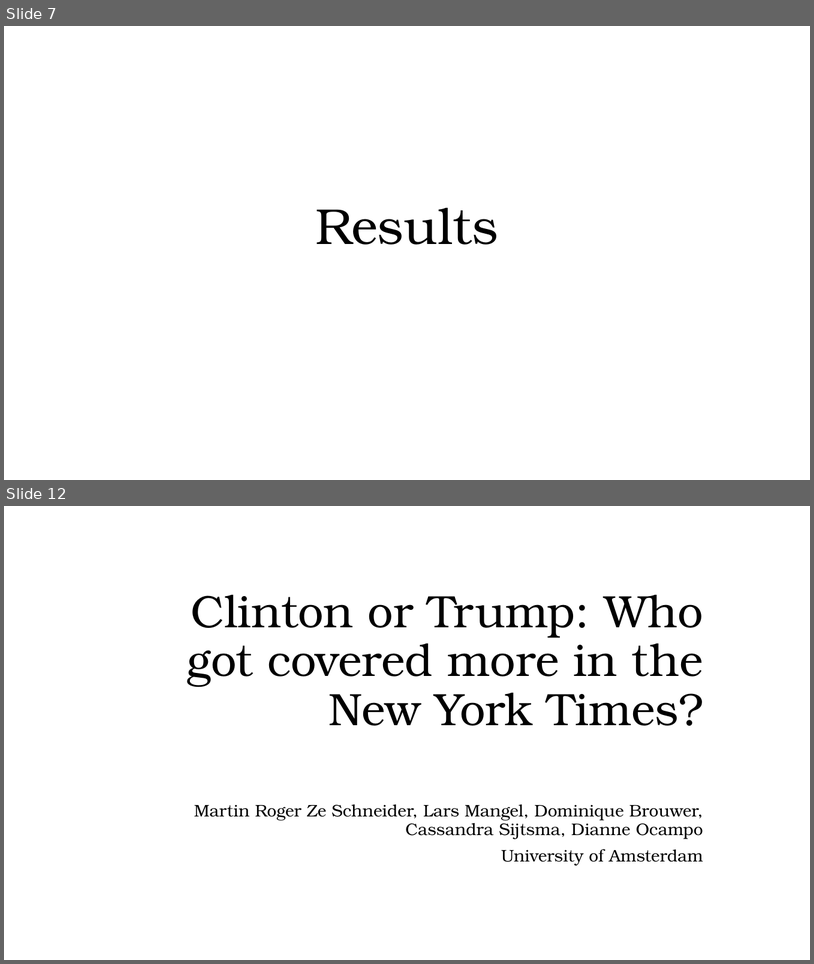
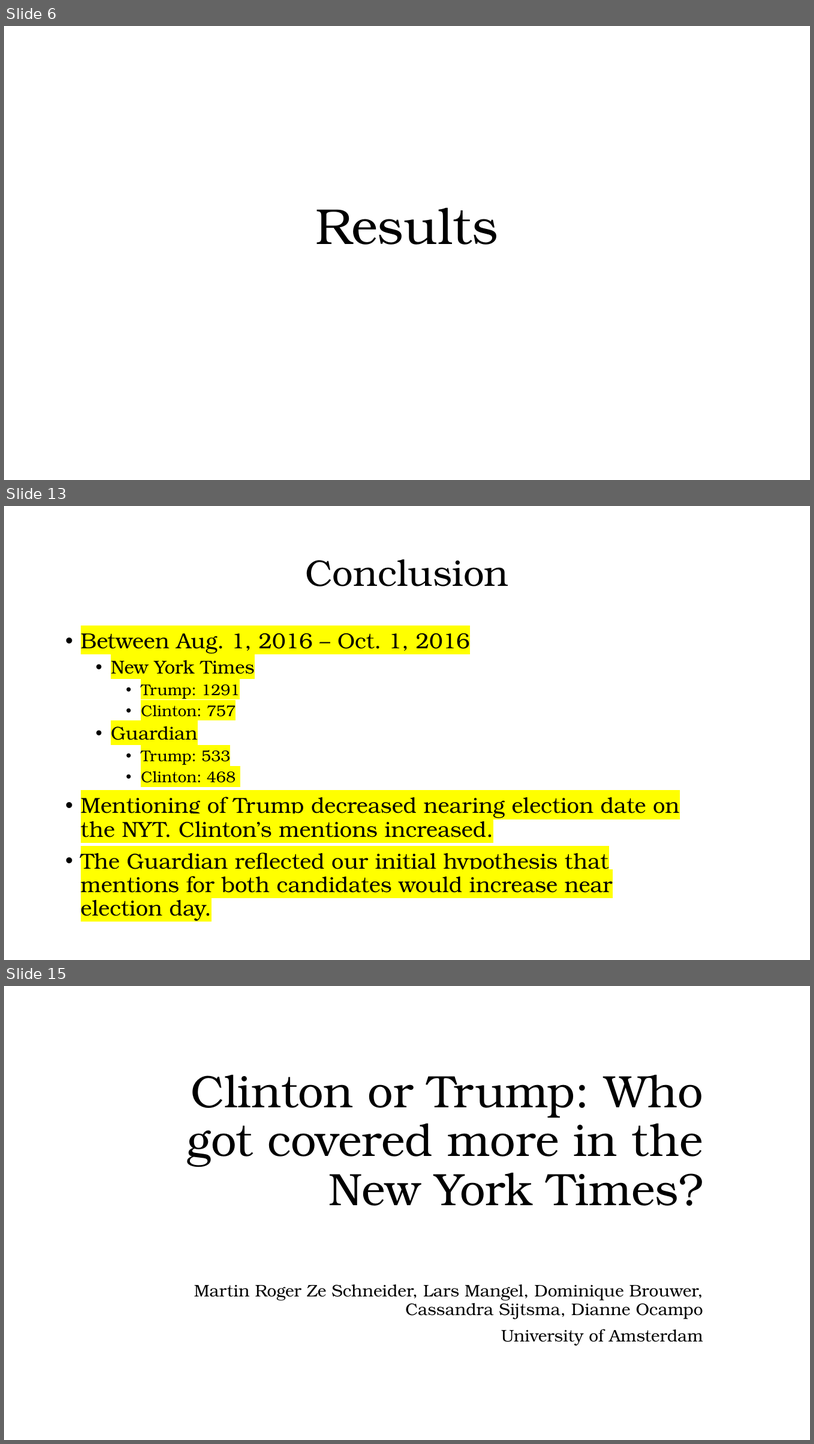
Before and after one commit to dnnocampo/PortfolioOtD, a slide deck: Powerpoint - Frequency Clinton and Trump.pptx. Shown one above the other, each under a label of ours: slides 7 and 12 before the commit, slides 6, 13 and 15 after it; the slides between them are not shown. The pictures are 814x964 and 814x1444 pixels, drawn with LibreOffice and Linux fonts; fonts in the diff are those of the drawing. Boxes give left, top, right and bottom in pixels: in the first picture for what was removed or moved away, otherwise in the second. Text is boxed around its words. In the diff, an @@ line names an element or a change of style, - is before the commit and + after.

```diff
--- a/Powerpoint - Frequency Clinton and Trump.pptx
+++ b/Powerpoint - Frequency Clinton and Trump.pptx
@@ slide 13 added at box(4, 506, 810, 960), background #FFFFFF @@
@@ title added at box(305, 559, 509, 586), 44 pt, text #000000 @@
+Conclusion
@@ text added at box(81, 633, 680, 916), 25.9 pt, text #000000 @@
+• Between Aug. 1, 2016 – Oct. 1, 2016
+  • New York Times
+    • Trump: 1291
+    • Clinton: 757
+  • Guardian
+    • Trump: 533
+    • Clinton: 468
+• Mentioning of Trump decreased nearing election date on the NYT. Clinton’s mentions increased.
+• The Guardian reflected our initial hypothesis that mentions for both candidates would increase near election day.
@@ what was slide 7 is now slide 6 @@
@@ what was slide 12 is now slide 15 @@
```
Also in this commit, not shown: 4 slides changed, 6 other slides added, 4 slides removed.
